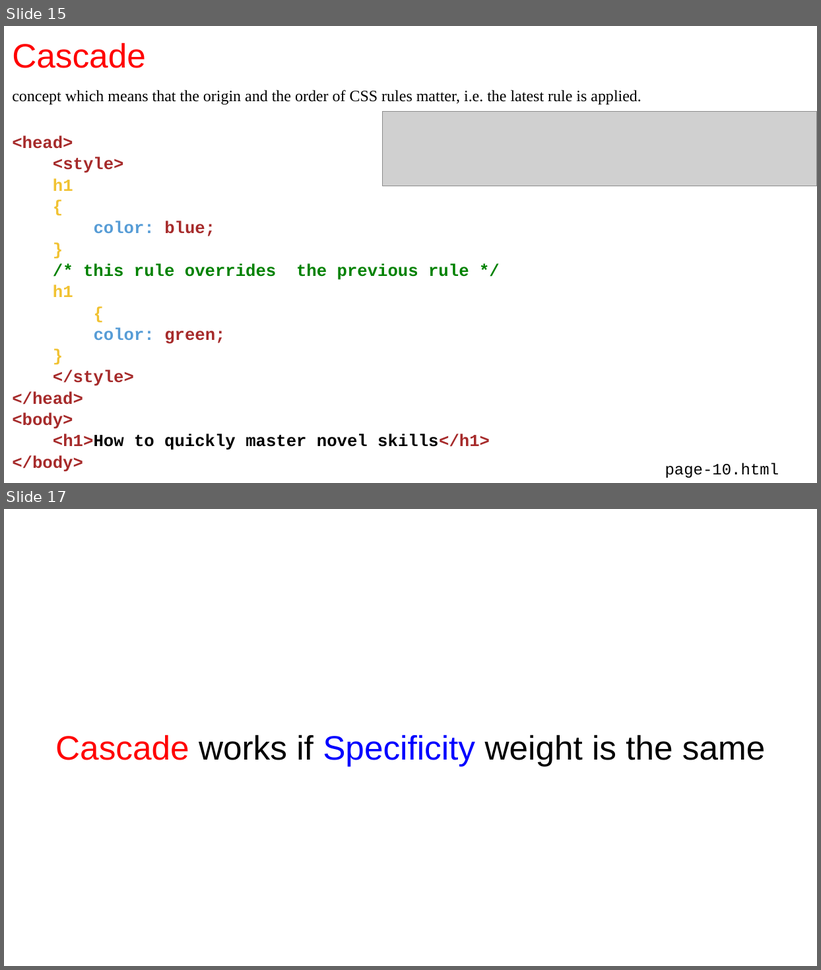
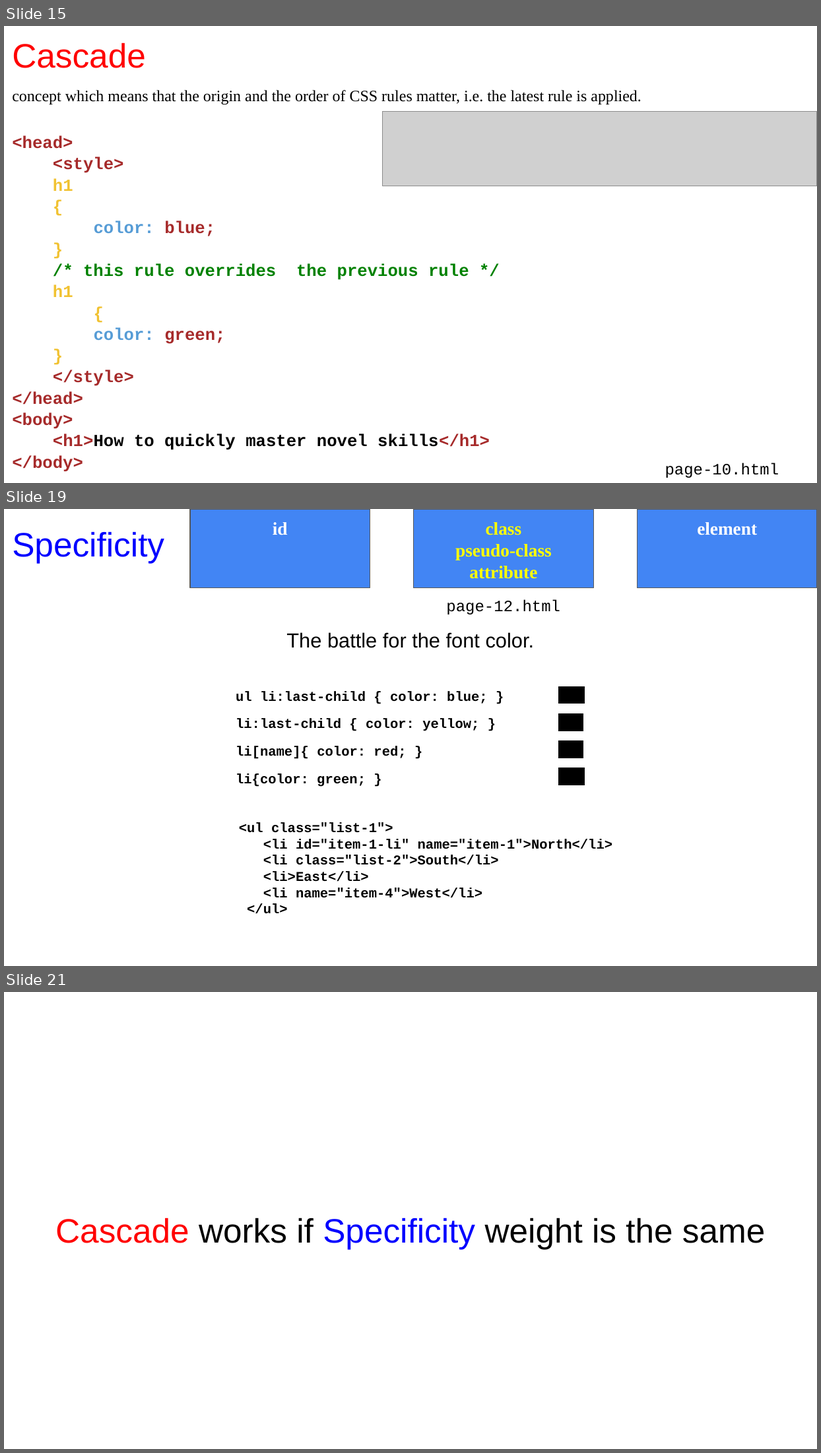
Before and after one commit to manglayev/nu-courses-material, a slide deck: CSCI-111/week-3/week-3-lecture.pptx. Shown one above the other, each under a label of ours: slides 15 and 17 before the commit, slides 15, 19 and 21 after it; the slides between them are not shown. The pictures are 821x970 and 821x1453 pixels, drawn with LibreOffice and Linux fonts; fonts in the diff are those of the drawing; grey boxes stand for pictures. Boxes give left, top, right and bottom in pixels: in the first picture for what was removed or moved away, otherwise in the second. Text is boxed around its words. In the diff, an @@ line names an element or a change of style, - is before the commit and + after.

```diff
--- a/CSCI-111/week-3/week-3-lecture.pptx
+++ b/CSCI-111/week-3/week-3-lecture.pptx
@@ slide 19 added at (x1=4, y1=509, x2=817, y2=966), background #FFFFFF @@
@@ rectangle added at (x1=190, y1=509, x2=370, y2=588), fill #4285F4, outline #595959 0.75 pt, 16 pt, text #FFFFFF, bold @@
+id
@@ rectangle added at (x1=414, y1=509, x2=593, y2=588), fill #4285F4, outline #595959 0.75 pt, 16 pt, text #FFFF00, bold @@
+class
+pseudo-class
+attribute
@@ rectangle added at (x1=638, y1=509, x2=817, y2=588), fill #4285F4, outline #595959 0.75 pt, 16 pt, text #FFFFFF, bold @@
+element
@@ title added at (x1=12, y1=531, x2=164, y2=563), 30 pt, text #0000FF @@
+Specificity
@@ text added at (x1=446, y1=599, x2=560, y2=615), 14 pt, text #000000 @@
+page-12.html
@@ text added at (x1=286, y1=632, x2=535, y2=648), 18 pt, text #000000 @@
+The battle for the font color.
@@ text added at (x1=236, y1=691, x2=488, y2=787), 12 pt, text #000000, bold @@
+ul li:last-child { color: blue; }
+li:last-child { color: yellow; }
+li[name]{ color: red; }
+li{color: green; }
@@ text added at (x1=558, y1=704, x2=585, y2=704), 14 pt, text #000000, bold @@
+012
@@ text added at (x1=558, y1=715, x2=584, y2=731), 14 pt, text #000000, bold @@
+011
@@ text added at (x1=558, y1=742, x2=584, y2=758), 14 pt, text #000000, bold @@
+011
@@ text added at (x1=558, y1=768, x2=585, y2=786), 14 pt, text #000000, bold @@
+001
@@ text added at (x1=239, y1=823, x2=613, y2=914), 12 pt, text #000000, bold @@
+<ul class="list-1">
+<li id="item-1-li" name="item-1">North</li>
+<li class="list-2">South</li>
+<li>East</li>
+<li name="item-4">West</li>
+</ul>
@@ what was slide 17 is now slide 21 @@
```
Also in this commit, not shown: 4 slides changed, 3 other slides added, 19 other files.
